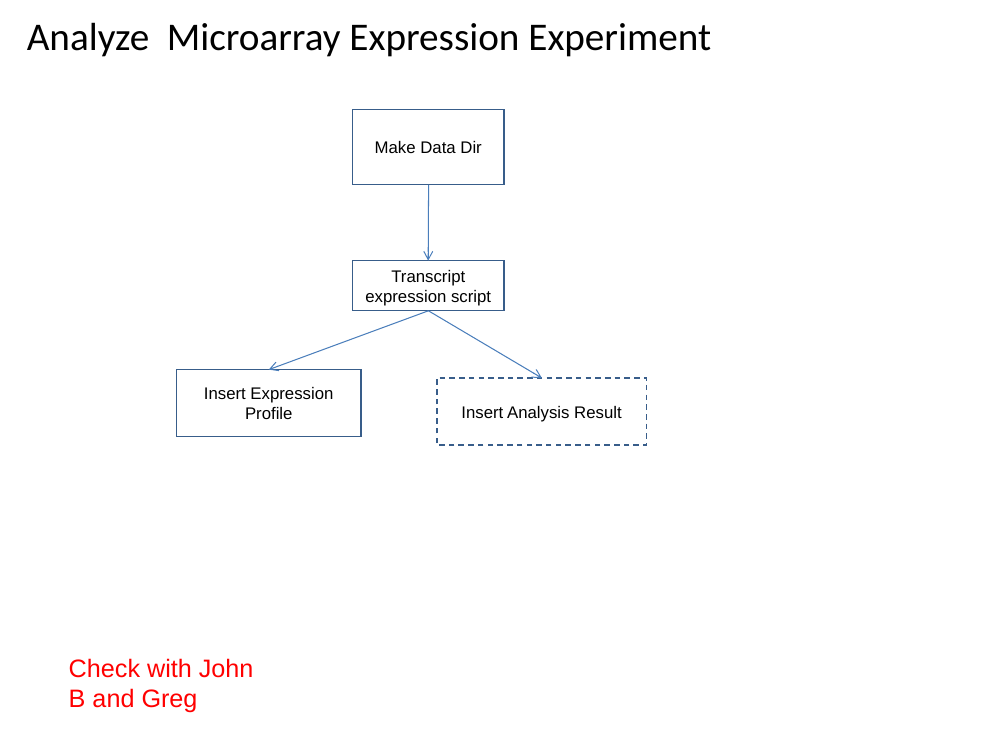
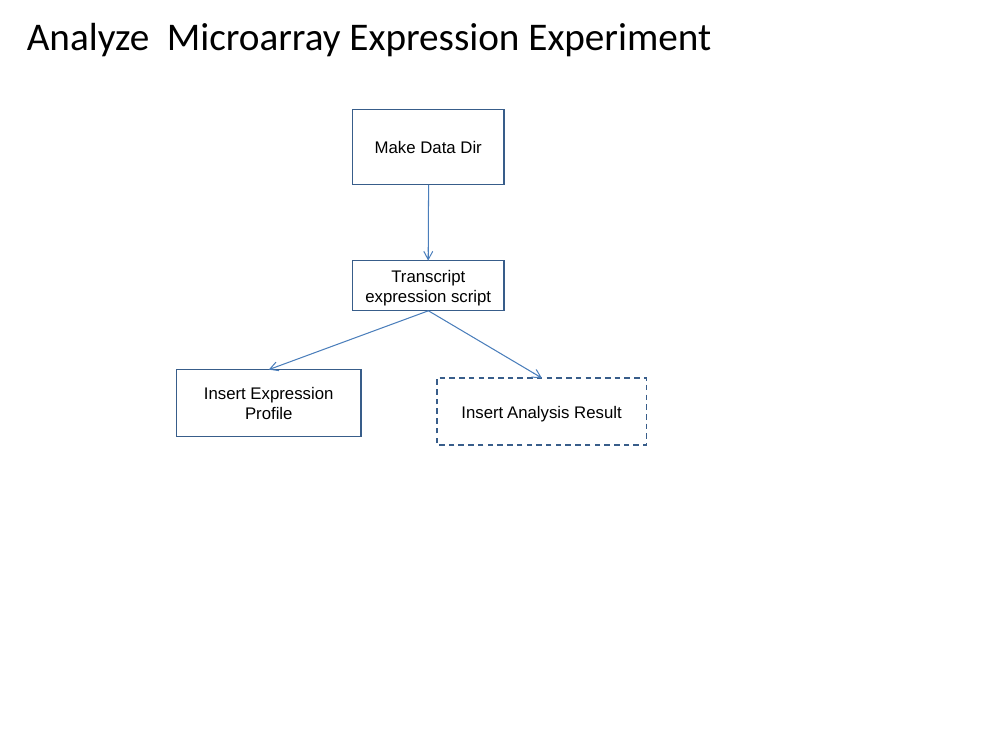
Before and after one commit to VEuPathDB/ApiCommonWorkflow, a slide deck: slide 47 of Main/doc/IntegratedWorkflow.ppt. Drawn at 1008x756 pixels with LibreOffice and Linux fonts; fonts in the diff are those of the drawing. Boxes give left, top, right and bottom in pixels: in the first picture for what was removed or moved away, otherwise in the second. Text is boxed around its words. In the diff, an @@ line names an element or a change of style, - is before the commit and + after.

Commit message:
minor cleanup

```diff
--- a/Main/doc/IntegratedWorkflow.ppt
+++ b/Main/doc/IntegratedWorkflow.ppt
@@ text removed at (x1=69, y1=658, x2=254, y2=713) @@
-Check with John B and Greg
```
